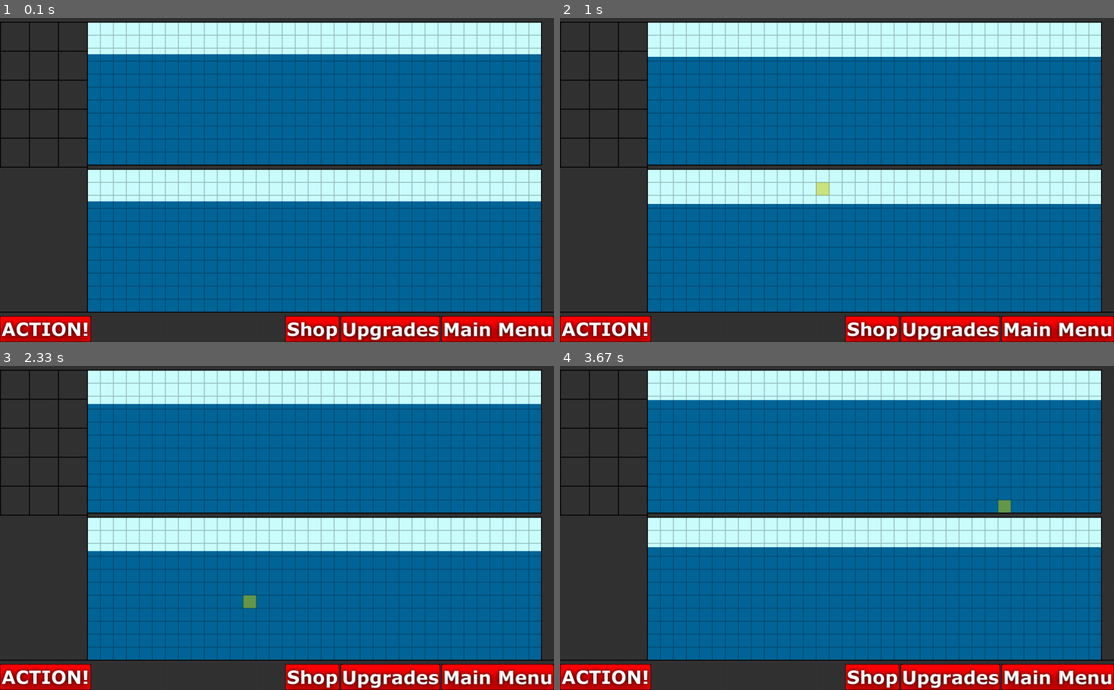
Above: before the commit, frames 1-4 (two rows, left to right).
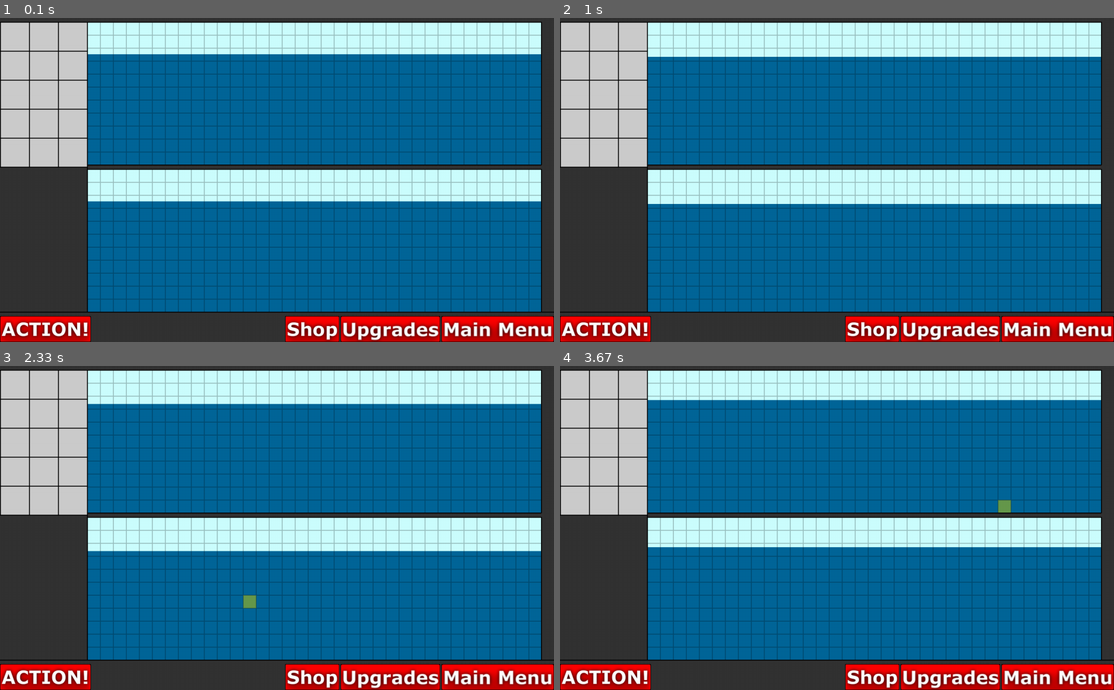
Above: after the commit, the same moments.

Repository: dannenberg/LIFDOFF
Game: pygame game, started from examples/GunJumper/main.py
Two runs of this game, one before a commit and one after it. Both use one fixed random seed, a clock stepped at 60 frames per second and the inputs below. The source is Python 2; it was converted automatically to run under Python 3.
Inputs (mouse positions are in pixels of both pictures, inside the frame that each line leads up to):
- Up to frame 1 (0.1 s): no input
- Up to frame 2 (1 s): click (814, 183) at 0.38 s; click (704, 173) at 0.72 s
- Up to frame 3 (2.33 s): click (105, 463) at 1.05 s; click (132, 388) at 1.38 s; click (288, 401) at 1.72 s; click (249, 605) at 2.05 s
- Up to frame 4 (3.67 s): click (820, 459) at 2.38 s; click (759, 447) at 2.72 s; click (981, 485) at 3.05 s; click (1008, 508) at 3.38 s

The runs differ from the first frame. In frame 1, 6.9% of the frame differs, in the area x 0-16%, y 1-47%; in frame 2, 7.0%, in the area x 0-49%, y 1-55%; in frame 3, 6.9%; in frame 4, 6.9%.

Commit message:
Adding benson's dumb request and also some prelim game stuff.

Diff:
--- a/examples/GunJumper/displayscreen.py
+++ b/examples/GunJumper/displayscreen.py
@@ -13,25 +13,34 @@
     def click(self,mpos):
         result = self.clickbox[mpos]
         if result != None:
-            result["func"](self, (mpos[0]-result["left"],mpos[1]-result["top"]))
+            result["on"](self, (mpos[0]-result["left"],mpos[1]-result["top"]))
 
     def over(self,mpos):
+        self.overbox.out(mpos)(self)
         result = self.overbox[mpos]
         if result != None:
-            result["func"](self, (mpos[0]-result["left"],mpos[1]-result["top"]))
+            print str(mpos)+" "+str((mpos[0]-result["left"],mpos[1]-result["top"]))
+            result["on"](self, (mpos[0]-result["left"],mpos[1]-result["top"]))
 
 class MouseHitboxes:
     def __init__(self):
         self._data = []
         self._last = None
 
-    def append(self, rect, func):
-        k = {"left":rect[0],"top":rect[1],"width":rect[2],"height":rect[3],"right":rect[0]+rect[2],"bottom":rect[1]+rect[3],"func":func}
+    def append(self, rect, on, off=lambda x:None):
+        k = {"left":rect[0],"top":rect[1],"width":rect[2],"height":rect[3],"right":rect[0]+rect[2],"bottom":rect[1]+rect[3],"on":on,"off":off}
         for x in self._data:
             if  (x["left"] <= k["left"] < x["right"] or x["left"] < k["right"] <= x["right"] or k["left"] <= x["left"] < k["right"] or k["left"] < x["right"] <= k["right"])\
             and (x["top"] <= k["top"] < x["bottom"] or x["top"] < k["bottom"] <= x["bottom"] or k["top"] <= x["top"] < k["bottom"] or k["top"] < x["bottom"] <= k["bottom"]):
                 raise AttributeError("You have overlapping hitboxes!")
         self._data.append(k)
+
+    def out(self, key):
+        if self._last != None:
+            x = self._data[self._last]
+            if not (x["left"]<=key[0]<x["right"] and x["top"]<=key[1]<x["bottom"]):
+                return x["off"]
+        return lambda x:None
 
     def __getitem__(self, key):
         if self._last != None:  # this SHOULD improve performance with many elements. if it turns out it doesn't, you can remove this block
--- a/examples/GunJumper/main.py
+++ b/examples/GunJumper/main.py
@@ -14,15 +14,13 @@
         "highlight" :(0xCC,0xCC,0x00),\
         "lines"     :(0x00,0x00,0x00),\
         "sky"       :(0xCC,0xFF,0xFF),\
-        "sand"      :(0xFF,0xCC,0x66)}
+        "sand"      :(0xFF,0xCC,0x66),\
+        "attackbut" :(0xCC,0xCC,0xCC)}
 
 pygame.display.set_caption("LIFDOFF")
 
 done=False
 clock = pygame.time.Clock()
-
-def limitByMultiple(x,y,s):
-    return ((x-y)//s)*s+y
 
 def mainscreenInit(self):
     buttonOffset = 3
@@ -70,6 +68,8 @@
     pygame.draw.rect(self.myBoard,color["water"],(0,modifier,1050,330-modifier))
     pygame.draw.rect(self.enemyBoard,color["water"],(0,modifier,1050,330-modifier))
 
+
+    pygame.draw.rect(self.boardSansButtons,color["attackbut"],(0,70,201,335))
     for x in xrange(0,201,67):  # attacker list
         pygame.draw.line(self.boardSansButtons,color["lines"],(x,70),(x,405),2)
     for x in xrange(70,410,67): # same but horiz
@@ -99,13 +99,19 @@
 
 mainscreen = Screen(mainscreenInit, mainscreenDisplay)
 
+def limitByMultiple(x,y,s):
+    return ((x-y)//s)*s+y
+
+def mouseout(scr):
+    scr.highlightSquare = None
+
 def hold(scr, mpos):
     scr.highlightSquare = ((limitByMultiple(mpos[0]-1,0,scr.squaresize)+1,limitByMultiple(mpos[1]-scr.MAINY-1,0,scr.squaresize)+1),0)
-mainscreen.overbox.append((200,69,1049,330),hold)
+mainscreen.overbox.append((200,69,1049,330),hold,mouseout)  # !?!?!?!?!?!
 
 def hold(scr, mpos):
     scr.highlightSquare = ((limitByMultiple(mpos[0]-1,0,scr.squaresize)+1,limitByMultiple(mpos[1]-scr.MAINY-1,0,scr.squaresize)+1),1)
-mainscreen.overbox.append((200,409,1049,330),hold)
+mainscreen.overbox.append((200,409,1049,330),hold,mouseout)
 
 while not done:
     clock.tick(60)
Not shown, added: handins/prelimdesign/datedActivityGraph.pdf
